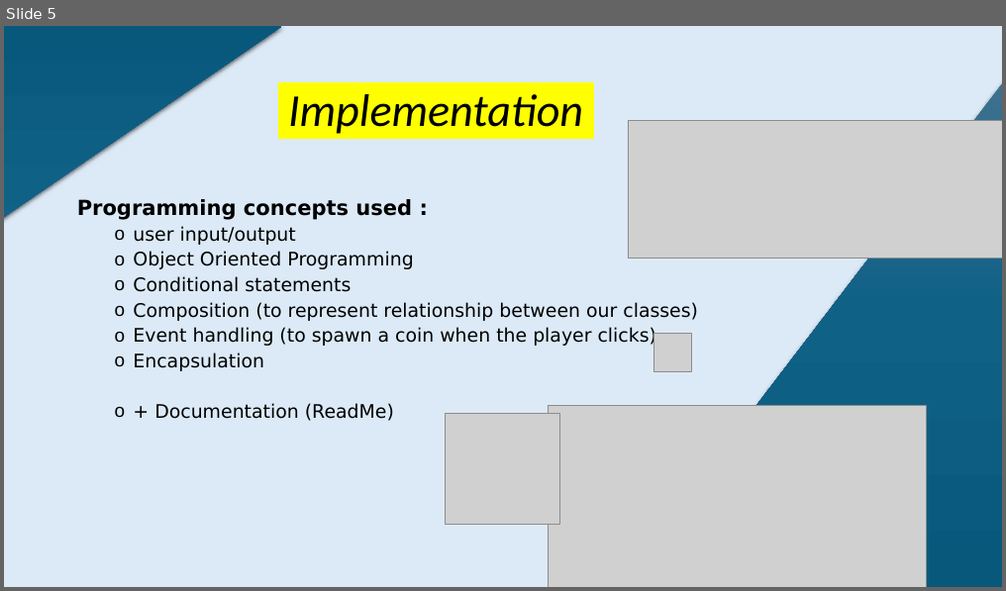
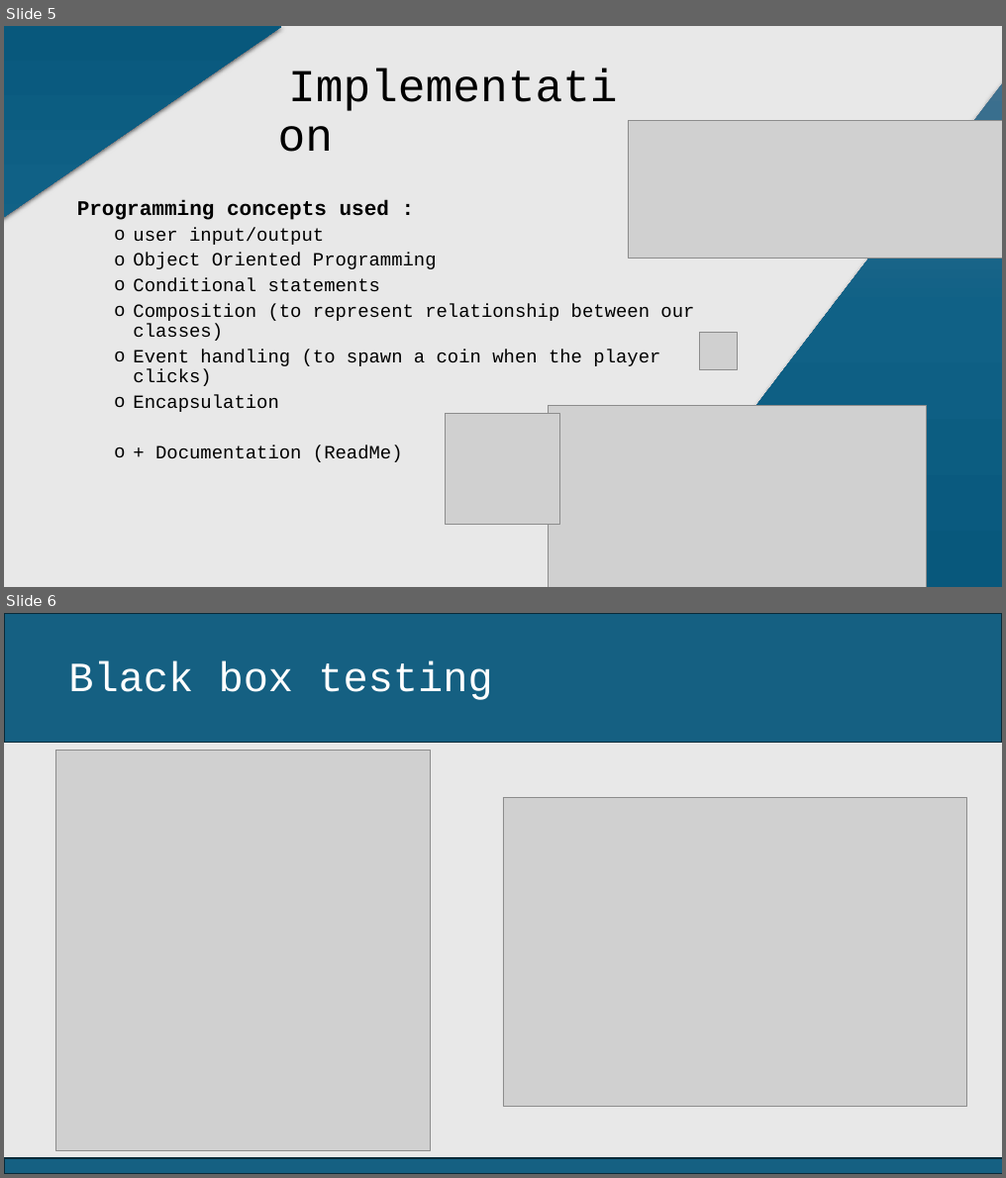
Before and after one commit to aurelienlsn/DIP392, a slide deck: doc/Final Presentation - Project.pptx. Shown one above the other, each under a label of ours: slide 5 before the commit, slides 5 and 6 after it. The pictures are 1006x591 and 1006x1178 pixels, drawn with LibreOffice and Linux fonts; fonts in the diff are those of the drawing; grey boxes stand for pictures. Boxes give left, top, right and bottom in pixels: in the first picture for what was removed or moved away, otherwise in the second. Text is boxed around its words. In the diff, an @@ line names an element or a change of style, - is before the commit and + after.

```diff
--- a/doc/Final Presentation - Project.pptx
+++ b/doc/Final Presentation - Project.pptx
@@ slide 6 added at (4,613,1002,1174), background #E8E8E8 @@
@@ rectangle added at (4,613,1002,742), fill gradient #0B3041 to #104862 @@
@@ rectangle added at (4,613,1002,742), fill gradient #000000 @@
@@ rectangle added at (4,613,1002,742), fill #156082, outline #092A39 1.5 pt @@
@@ rectangle added at (317,613,669,742), fill gradient #156082 to #0B3041 @@
@@ rectangle added at (669,613,1002,742), fill gradient #0B3041 to #156082 @@
@@ title added at (68,662,492,700), 40 pt, text #FFFFFF @@
+Black box testing
@@ picture added at (55,750,431,1152) @@
@@ picture added at (503,797,966,1106) @@
@@ rectangle added at (4,1158,1002,1174), fill #156082, outline #092A39 1.5 pt @@
@@ slide 5 changed as well @@
@@ background #DCEAF7 to #E8E8E8 @@
@@ title "Implementation" at (270,57,652,166): font Calibri to Courier New, highlight #FFFF00 to none, italic off @@
@@ text "Programming concepts used :" at (77,200,694,463): font DejaVu Sans to Courier New @@
@@ picture: place and size @@
-picture at (654,334,692,372)
+picture at (699,332,737,371)
```
Also in this commit, not shown: 7 other slides changed, 2 other slides added.
